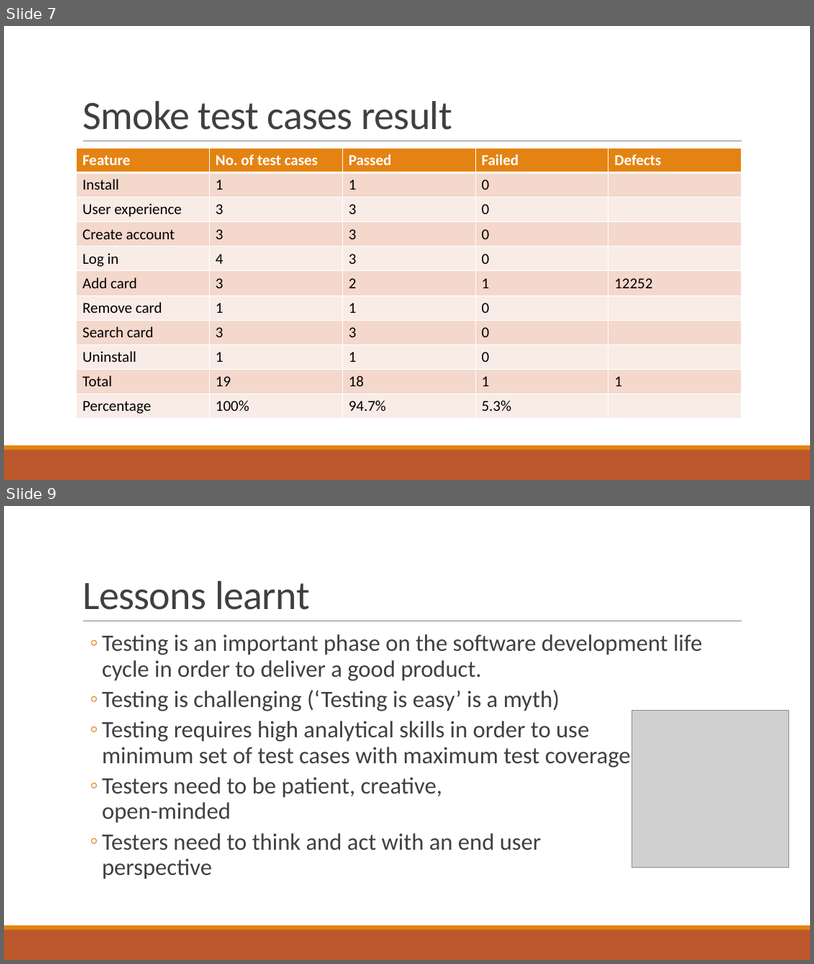
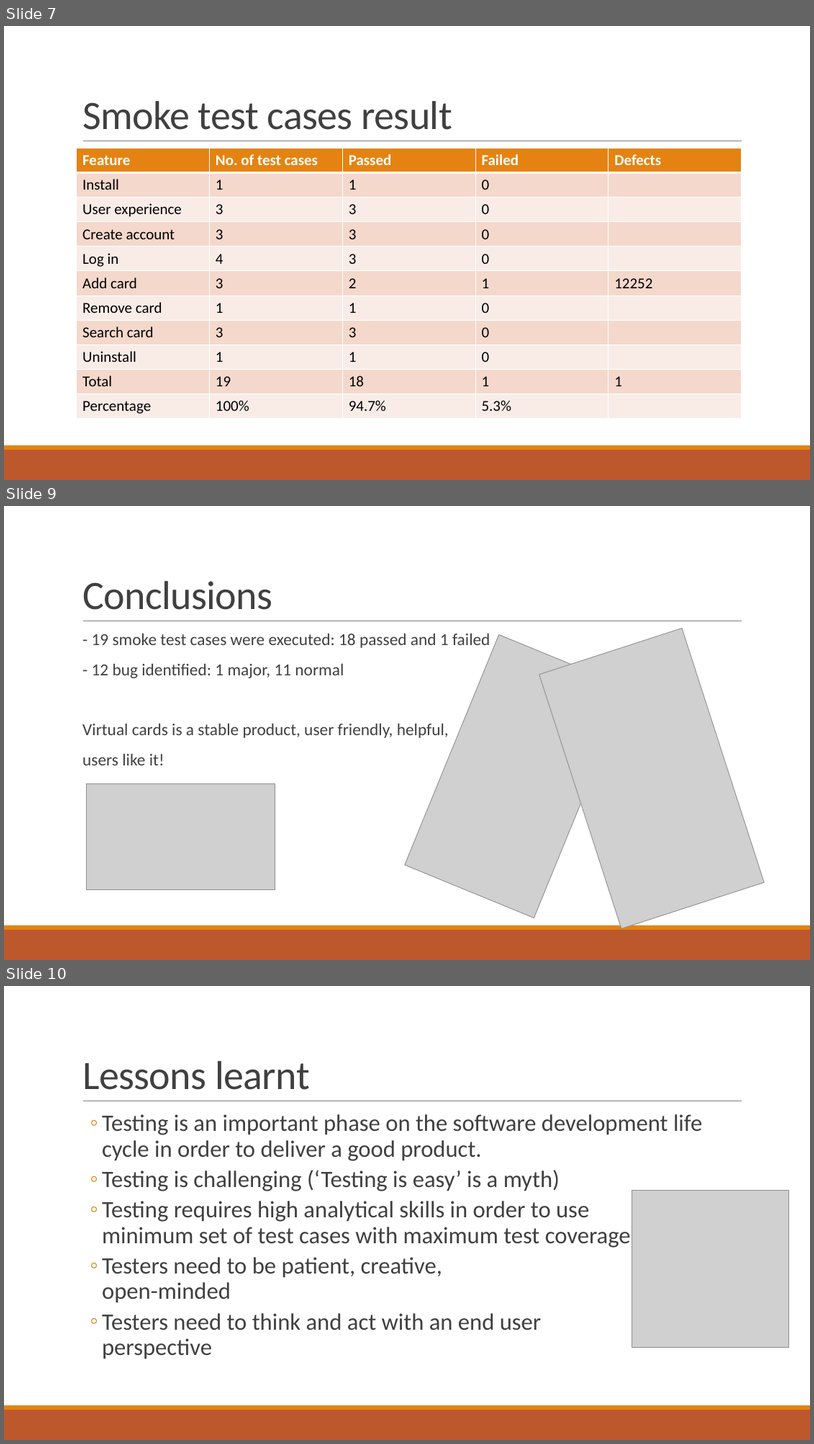
Before and after one commit to corinaradu/siit-testing, a slide deck: final-project/virtual-cards/virtual-cards.pptx. Shown one above the other, each under a label of ours: slides 7 and 9 before the commit, slides 7, 9 and 10 after it; the slides between them are not shown. The pictures are 814x964 and 814x1444 pixels, drawn with LibreOffice and Linux fonts; fonts in the diff are those of the drawing; grey boxes stand for pictures. Boxes give left, top, right and bottom in pixels: in the first picture for what was removed or moved away, otherwise in the second. Text is boxed around its words. In the diff, an @@ line names an element or a change of style, - is before the commit and + after.

```diff
--- a/final-project/virtual-cards/virtual-cards.pptx
+++ b/final-project/virtual-cards/virtual-cards.pptx
@@ slide 9 added at box(4, 506, 810, 960), background #FFFFFF; not listed: 3 template elements that a slide beside it also shows @@
@@ title added at box(82, 581, 273, 610), 48 pt, text #404040 @@
+Conclusions
@@ text added at box(82, 633, 490, 765), 20 pt, text #404040 @@
+  - 19 smoke test cases were executed: 18 passed and 1 failed
+  - 12 bug identified: 1 major, 11 normal
+  Virtual cards is a stable product, user friendly, helpful,
+  users like it!
@@ picture added at box(405, 635, 628, 918) @@
@@ picture added at box(540, 628, 764, 929) @@
@@ picture added at box(86, 784, 275, 890) @@
@@ what was slide 9 is now slide 10 @@
```
Also in this commit, not shown: 1 slide changed, 3 other files.
